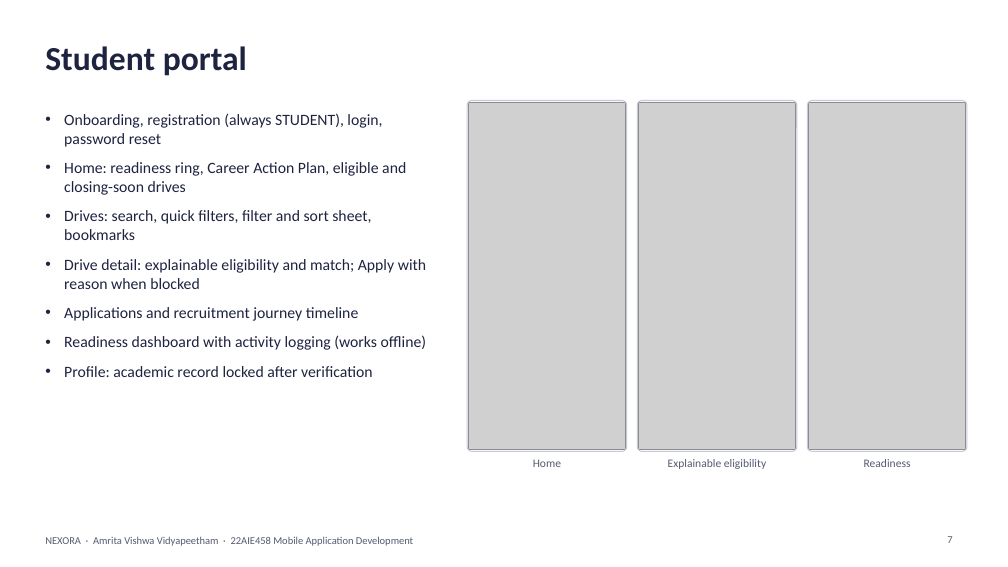
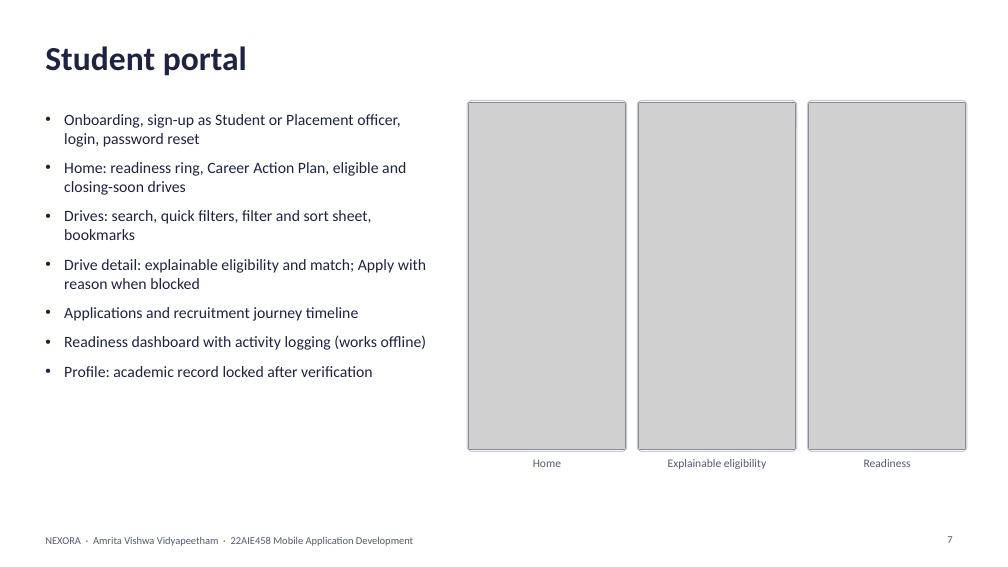
Before and after one commit to RuthiKode/nexora, a slide deck: slide 7 of project_documentation/NEXORA_Project_Presentation.pptx. Drawn at 1008x567 pixels with LibreOffice and Linux fonts; fonts in the diff are those of the drawing; grey boxes stand for pictures. Boxes give left, top, right and bottom in pixels: in the first picture for what was removed or moved away, otherwise in the second. Text is boxed around its words. In the diff, an @@ line names an element or a change of style, - is before the commit and + after.

Commit message:
Update report and presentation for live deployment and officer sign-up

```diff
--- a/project_documentation/NEXORA_Project_Presentation.pptx
+++ b/project_documentation/NEXORA_Project_Presentation.pptx
@@ text at bbox=[64, 114, 401, 147]: text changed @@
-• Onboarding, registration (always STUDENT), login, password reset
+• Onboarding, sign-up as Student or Placement officer, login, password reset
```
Also in this commit, not shown: 5 other slides changed, 2 other files.
